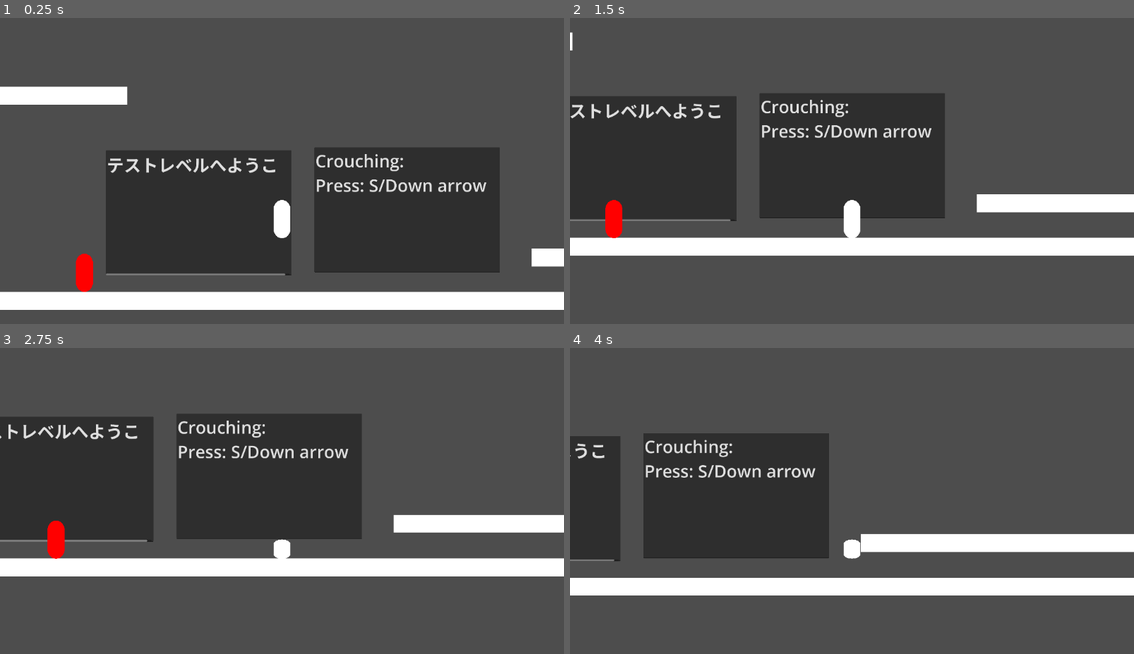
Above: before the commit, frames 1-4 (two rows, left to right).
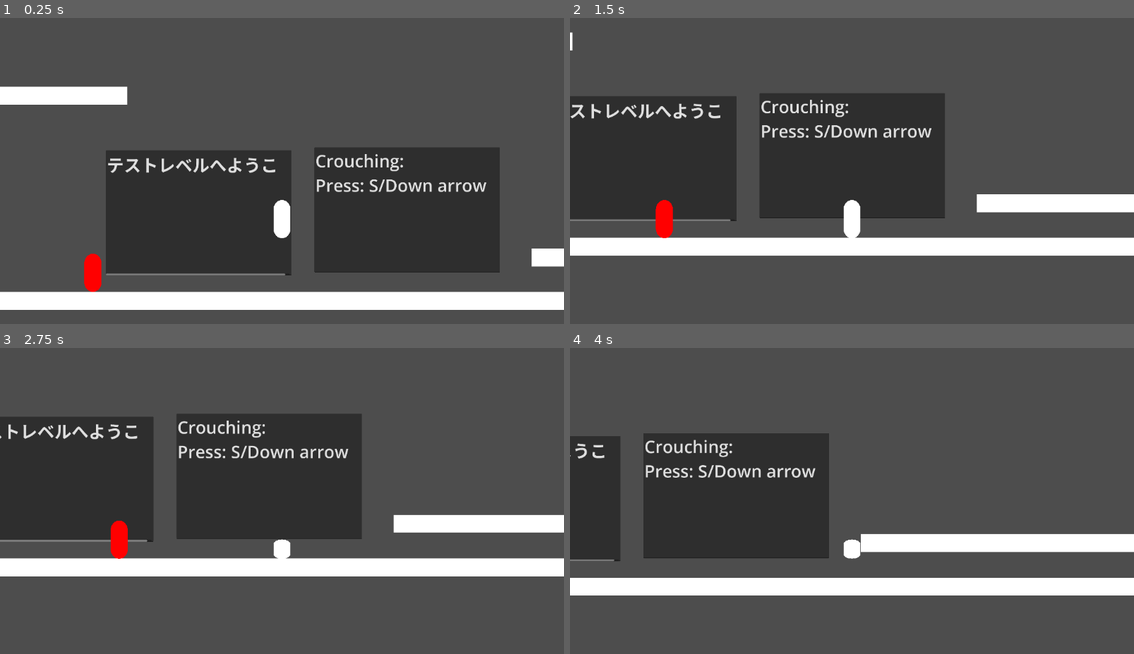
Above: after the commit, the same moments.

Repository: SoopyTM/game-for-people
Game: Godot game, scene res://Temp Assets + Scenes/Testing level.tscn
Same seed, same stepped clock (60 frames per second), same inputs: the game is played once before the commit and once after it.
Inputs:
- Up to frame 1 (0.25 s): no input
- Up to frame 2 (1.5 s): hold S (Crouch) 0.53-1.28 s; hold D (Walk_Right) from 0.53 s (still down); tap Space (Jump) at 0.77 s; tap S (Crouch) at 1.35 s
- Up to frame 3 (2.75 s): tap Space (Jump) at 1.52 s; release D (Walk_Right) at 2.03 s; hold A (Walk_Left) from 2.03 s (still down); hold S (Crouch) from 2.03 s (still down)
- Up to frame 4 (4 s): release A (Walk_Left) at 2.78 s; release S (Crouch) at 2.78 s; hold D (Walk_Right) from 2.78 s (still down); tap S (Crouch) at 2.85 s; tap Space (Jump) at 3.02, 3.77 s; hold S (Crouch) from 3.53 s (still down)

The runs differ from the first frame. In frame 1, 0.4% of the frame differs, in the area x 13-19%, y 76-90%; in frame 2, 0.7%; in frame 3, 0.7%, in the area x 8-23%, y 56-69%; in frame 4, nothing differs.

Commit message:
Enemy can die if touched.
this means we can edit when it takes damage so that it can die when we want.

Diff:
--- a/Main Scenes/Enemy.tscn
+++ b/Main Scenes/Enemy.tscn
@@ -8,7 +8,9 @@
 
 [sub_resource type="CapsuleMesh" id="CapsuleMesh_ca571"]
 
-[node name="CharacterBody2D" type="CharacterBody2D"]
+[sub_resource type="CapsuleShape2D" id="CapsuleShape2D_eaeg2"]
+
+[node name="Enemy" type="CharacterBody2D" groups=["Enemy"]]
 script = ExtResource("1_wl0j2")
 
 [node name="CollisionShape2D" type="CollisionShape2D" parent="."]
@@ -23,4 +25,10 @@
 [node name="RayCast2D" type="RayCast2D" parent="."]
 target_position = Vector2(500, 0)
 
+[node name="ShapeCast2D" type="ShapeCast2D" parent="."]
+position = Vector2(0, -29.38)
+scale = Vector2(4.045, 3.53)
+shape = SubResource("CapsuleShape2D_eaeg2")
+target_position = Vector2(0, 14.6341)
+
 [node name="Timer" type="Timer" parent="."]
--- a/Scripts/Enemy_Movement.gd
+++ b/Scripts/Enemy_Movement.gd
@@ -1,14 +1,16 @@
 extends CharacterBody2D
 
-const SPEED = 300.0
-const RUN_SPEED = 500.0
+const SPEED = 450.0
+const RUN_SPEED = 550.0
 const GRAVITY = 980.0  # Gravity strength
 const CHANGE_DIRECTION_INTERVAL = 1.5  # Change direction every 1.5 seconds
 
 var direction: Vector2 = Vector2.ZERO
 var time_since_change = 0.0
 var player = null
+var health: float = 100.0
 @onready var raycast = $RayCast2D
+@onready var shapeCast = $ShapeCast2D
 
 func _ready():
 	randomize()
@@ -38,6 +40,17 @@
 	velocity.y += GRAVITY * delta  # Apply gravity
 	move_and_slide()
 
+	if shapeCast.is_colliding():
+		if shapeCast.get_collider(0) == player:
+			health -= 10
+
+
+	if health <= 0:
+		death()
+
 func change_direction():
 	direction.x = randf_range(-1.0, 1.0)
 	direction.y = 0
+
+func death():
+	queue_free()
--- a/Scripts/character_body_2d.gd
+++ b/Scripts/character_body_2d.gd
@@ -9,6 +9,7 @@
 var acceleration := MAX_SPEED / 0
 var deceleration := MAX_SPEED / DECELERATION_TIME
 var coyote_timer := 0.0 # Timer to track coyote time
+var playerHealth: float = 100.0 # the players health
 
 func _physics_process(delta: float) -> void:
 	# Add gravity
Not shown: 1 places in Main Scenes/Enemy.tscn that only renumber resources
